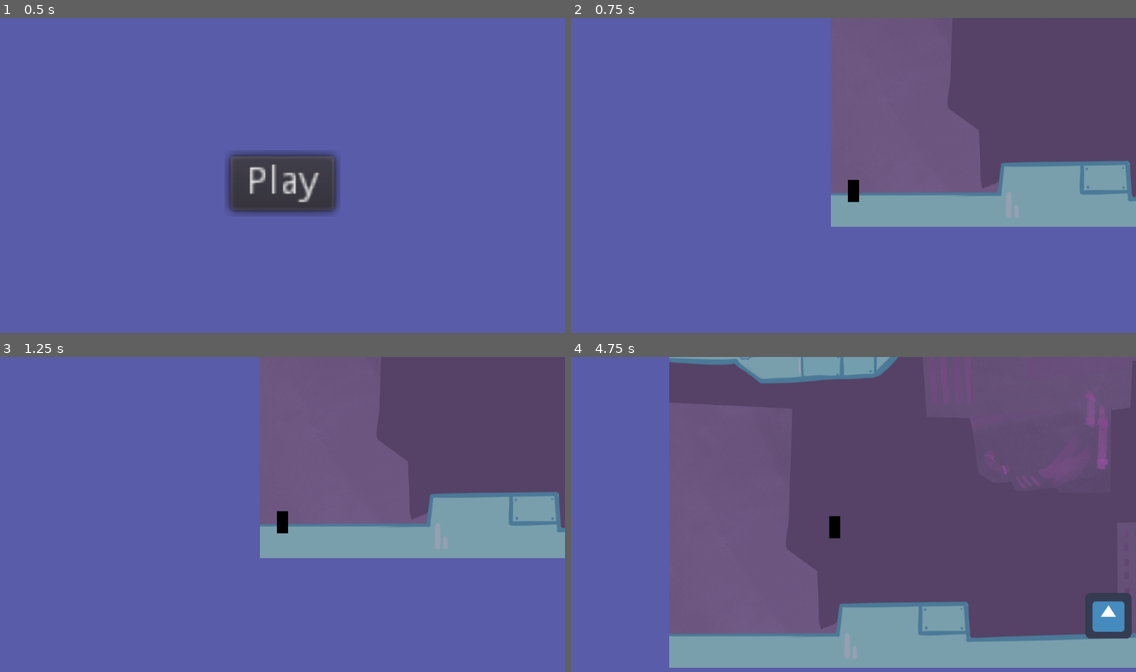
Above: before the commit, frames 1-4 (two rows, left to right).
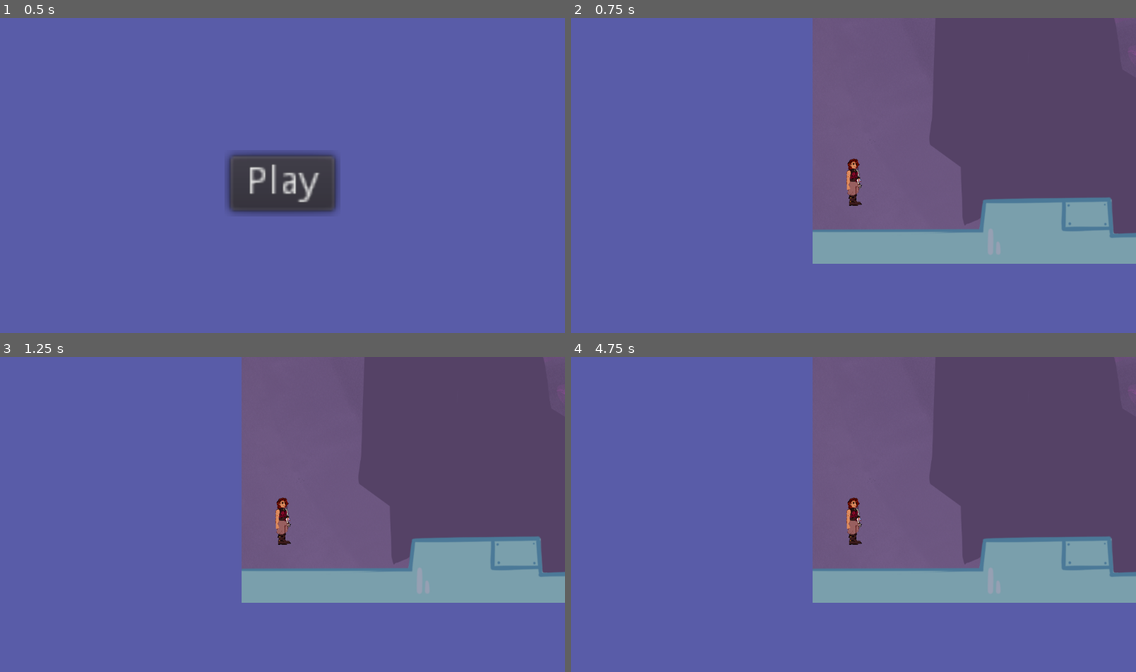
Above: after the commit, the same moments.

Repository: BreadBirdGames/Switcheroo
Game: Godot game, scene res://main.tscn
Two runs of this game, one before a commit and one after it. Both use one fixed random seed, a clock stepped at 60 frames per second and the inputs below. The engine's default icon, where the game draws it, is replaced by a stand-in: a white triangle on a blue panel in a dark square.
Inputs:
- Up to frame 1 (0.5 s): no input
- Up to frame 2 (0.75 s): click "Play" at 0.5 s
- Up to frame 3 (1.25 s): no input
- Up to frame 4 (4.75 s): hold D (Move_Right) 1.28-2.03 s; hold Tab (Switch_Character, bound only after the commit) 1.28-2.03 s; tap Space (Jump, bound only before the commit) at 1.52, 1.55, 1.82, 2.1, 2.27, 2.57, 3.05, 3.77, 4.07, 4.35, 4.52 s; hold A (Move_Left) 2.03-2.78 s; tap Tab (Switch_Character, bound only after the commit) at 2.3, 3.6 s; hold Tab (Switch_Character, bound only after the commit) 2.78-3.53 s; hold D (Move_Right) 2.78-4.28 s; hold A (Move_Left) from 4.28 s (still down)

Frame 1 is identical in both runs. In frame 2, 17% of the frame differs, in the area x 42-100%, y 0-79%; in frame 3, 19%; in frame 4, 59%, in the area x 17-100%, y 0-99%.
Error after the commit: Parse Error: Can't preload resource at path: res://Players/BlueTest.tres (res://Scripts/Player.gd:40)

Commit message:
lots of stuff

Diff:
--- a/Levels/Level1.tscn
+++ b/Levels/Level1.tscn
@@ -1,8 +1,13 @@
-[gd_scene load_steps=4 format=2]
+[gd_scene load_steps=9 format=2]
 
 [ext_resource path="res://Nodes/Player.tscn" type="PackedScene" id=1]
 [ext_resource path="res://LD/Level1Bg.png" type="Texture" id=2]
 [ext_resource path="res://Nodes/SlideBox.tscn" type="PackedScene" id=3]
+[ext_resource path="res://Nodes/CrawlSpace.tscn" type="PackedScene" id=4]
+[ext_resource path="res://Nodes/Teleporter.tscn" type="PackedScene" id=5]
+[ext_resource path="res://Nodes/BoxSlot.tscn" type="PackedScene" id=7]
+[ext_resource path="res://Nodes/LevelLoader.tscn" type="PackedScene" id=8]
+[ext_resource path="res://Levels/Level2.tscn" type="PackedScene" id=9]
 
 [node name="Main" type="Node2D"]
 
@@ -15,16 +20,44 @@
 visible = false
 
 [node name="CollisionPolygon2D" type="CollisionPolygon2D" parent="StaticBody2D"]
-polygon = PoolVector2Array( -500, -682, 2483, -702, 2428, -141, 2188, -139, 2185, -374, 2011, -349, 1992, -396, 1412, -413, 1396, -317, 1282, -313, 1275, -258, 1214, -233, 1042, -251, 1021, -290, 823, -294, 799, -422, 36, -400, -362, -382, -360, 136, -48, 136, -48, 56, 184, 56, 184, 128, 664, 128, 664, -48, 1032, -48, 1040, -136, 1256, -136, 1256, -48, 2104, -48, 2104, 24, 2192, 24, 2192, -64, 2424, -64, 2419, 263, -653, 282 )
+polygon = PoolVector2Array( -500, -682, 2483, -702, 2416, -111, 2189, -111, 2174, -360, 2011, -349, 1992, -396, 1412, -413, 1396, -317, 1294, -309, 1221, -240, 1172, -167, 1122, -170, 1071, -241, 1003, -287, 823, -294, 799, -422, 36, -400, -362, -382, -360, 120, -48, 120, -46, 70, 180, 70, 184, 128, 664, 128, 664, -48, 1032, -48, 1040, -136, 1256, -136, 1256, -48, 2079, -48, 2099, 40, 2198, 40, 2200, -48, 2416, -48, 2419, 263, -653, 282 )
 
 [node name="Player" parent="." instance=ExtResource( 1 )]
-position = Vector2( -317, 83 )
+position = Vector2( -284, 35 )
 speed = 500
-jump_speed = -1000
 friction = 0.5
 
 [node name="SlideBox" parent="." instance=ExtResource( 3 )]
 position = Vector2( 438, 79 )
 
 [node name="SlideBox2" parent="." instance=ExtResource( 3 )]
-position = Vector2( 2148, -21 )
+position = Vector2( 1728, -104 )
+
+[node name="CrawlSpace" parent="." instance=ExtResource( 4 )]
+visible = false
+position = Vector2( 1148, -178 )
+scale = Vector2( 10.6937, 4.41325 )
+
+[node name="Teleporter" parent="." instance=ExtResource( 5 )]
+position = Vector2( 2146, 29 )
+scale = Vector2( 4.02776, 0.805241 )
+connected_portal = NodePath("../Teleporter2")
+spit_out_offset = Vector2( 0, 50 )
+
+[node name="Teleporter2" parent="." instance=ExtResource( 5 )]
+position = Vector2( 1473, -384 )
+scale = Vector2( 4.02776, 0.805241 )
+connected_portal = NodePath("../Teleporter")
+
+[node name="BoxSlot" parent="." instance=ExtResource( 7 )]
+position = Vector2( 2140, -3 )
+scale = Vector2( 6.25, 4.5 )
+
+[node name="CrawlSpace2" parent="." instance=ExtResource( 4 )]
+position = Vector2( 2302, -79 )
+scale = Vector2( 13.5239, 3.18408 )
+
+[node name="LevelLoader" parent="." instance=ExtResource( 8 )]
+position = Vector2( 2403, -80 )
+scale = Vector2( 2.35122, 3.19851 )
+load_scene = ExtResource( 9 )
--- /dev/null
+++ b/Levels/Level2.tscn
@@ -0,0 +1,62 @@
+[gd_scene load_steps=8 format=2]
+
+[ext_resource path="res://Nodes/Player.tscn" type="PackedScene" id=1]
+[ext_resource path="res://icon.png" type="Texture" id=2]
+[ext_resource path="res://Nodes/SlideBox.tscn" type="PackedScene" id=3]
+[ext_resource path="res://Nodes/CrawlSpace.tscn" type="PackedScene" id=4]
+[ext_resource path="res://Nodes/LevelLoader.tscn" type="PackedScene" id=8]
+
+[sub_resource type="ConvexPolygonShape2D" id=2]
+points = PoolVector2Array( 0, 0, 128, 0, 128, 128, 0, 128 )
+
+[sub_resource type="TileSet" id=1]
+0/name = "icon.png 0"
+0/texture = ExtResource( 2 )
+0/tex_offset = Vector2( 0, 0 )
+0/modulate = Color( 1, 1, 1, 1 )
+0/region = Rect2( 0, 0, 128, 128 )
+0/tile_mode = 0
+0/occluder_offset = Vector2( 0, 0 )
+0/navigation_offset = Vector2( 0, 0 )
+0/shape_offset = Vector2( 0, 0 )
+0/shape_transform = Transform2D( 1, 0, 0, 1, 0, 0 )
+0/shape = SubResource( 2 )
+0/shape_one_way = false
+0/shape_one_way_margin = 1.0
+0/shapes = [ {
+"autotile_coord": Vector2( 0, 0 ),
+"one_way": false,
+"one_way_margin": 1.0,
+"shape": SubResource( 2 ),
+"shape_transform": Transform2D( 1, 0, 0, 1, 0, 0 )
+} ]
+0/z_index = 0
+
+[node name="Main" type="Node2D"]
+
+[node name="StaticBody2D" type="StaticBody2D" parent="."]
+
+[node name="CollisionPolygon2D" type="CollisionPolygon2D" parent="StaticBody2D"]
+
+[node name="Player" parent="." instance=ExtResource( 1 )]
+position = Vector2( -284, 35 )
+speed = 500
+friction = 0.5
+
+[node name="LevelLoader" parent="." instance=ExtResource( 8 )]
+position = Vector2( 2403, -80 )
+scale = Vector2( 2.35122, 3.19851 )
+
+[node name="SlideBox" parent="." instance=ExtResource( 3 )]
+position = Vector2( 271, 86 )
+
+[node name="TileMap" type="TileMap" parent="."]
+scale = Vector2( 0.5, 0.5 )
+tile_set = SubResource( 1 )
+cell_size = Vector2( 128, 128 )
+format = 1
+tile_data = PoolIntArray( -131082, 0, 0, -131081, 0, 0, -131080, 0, 0, -131079, 0, 0, -131078, 0, 0, -131077, 0, 0, -131076, 0, 0, -131075, 0, 0, -131074, 0, 0, -131073, 0, 0, -196608, 0, 0, -196607, 0, 0, -196606, 0, 0, -196605, 0, 0, -196604, 0, 0, -196603, 0, 0, -196602, 0, 0, -65546, 0, 0, -131066, 0, 0, -10, 0, 0, -65530, 0, 0, -65526, 0, 0, -65525, 0, 0, -65524, 0, 0, -65523, 0, 0, 65526, 0, 0, 6, 0, 0, 7, 0, 0, 8, 0, 0, 9, 0, 0, 10, 0, 0, 131062, 0, 0, 196598, 0, 0, 196599, 0, 0, 196600, 0, 0, 196601, 0, 0, 196602, 0, 0, 196603, 0, 0, 196604, 0, 0, 196605, 0, 0, 196606, 0, 0, 196607, 0, 0, 131072, 0, 0, 131073, 0, 0, 131074, 0, 0, 131075, 0, 0, 131076, 0, 0, 131077, 0, 0, 131078, 0, 0, 131079, 0, 0, 131080, 0, 0, 131081, 0, 0, 131082, 0, 0, 131083, 0, 0, 131084, 0, 0, 131085, 0, 0 )
+
+[node name="CrawlSpace" parent="." instance=ExtResource( 4 )]
+position = Vector2( 542, 96 )
+scale = Vector2( 18.7139, 2.94052 )
--- /dev/null
+++ b/Nodes/BoxSlot.tscn
@@ -0,0 +1,22 @@
+[gd_scene load_steps=4 format=2]
+
+[ext_resource path="res://Scripts/BoxSlot.gd" type="Script" id=1]
+
+[sub_resource type="RectangleShape2D" id=1]
+
+[sub_resource type="RectangleShape2D" id=2]
+
+[node name="BoxSlot" type="Node2D"]
+script = ExtResource( 1 )
+
+[node name="StaticBody2D" type="StaticBody2D" parent="."]
+
+[node name="CollisionShape2D" type="CollisionShape2D" parent="StaticBody2D"]
+shape = SubResource( 1 )
+
+[node name="Area2D" type="Area2D" parent="."]
+
+[node name="CollisionShape2D" type="CollisionShape2D" parent="Area2D"]
+shape = SubResource( 2 )
+
+[connection signal="body_entered" from="Area2D" to="." method="_on_Area2D_body_entered"]
--- /dev/null
+++ b/Nodes/CrawlSpace.tscn
@@ -0,0 +1,14 @@
+[gd_scene load_steps=3 format=2]
+
+[ext_resource path="res://Scripts/CrawlSpace.gd" type="Script" id=1]
+
+[sub_resource type="RectangleShape2D" id=1]
+
+[node name="CrawlSpace" type="Area2D"]
+script = ExtResource( 1 )
+
+[node name="CollisionShape2D" type="CollisionShape2D" parent="."]
+shape = SubResource( 1 )
+
+[connection signal="body_entered" from="." to="." method="_on_CrawlSpace_body_entered"]
+[connection signal="body_exited" from="." to="." method="_on_CrawlSpace_body_exited"]
--- /dev/null
+++ b/Nodes/LevelLoader.tscn
@@ -0,0 +1,13 @@
+[gd_scene load_steps=3 format=2]
+
+[ext_resource path="res://Scripts/LevelLoader.gd" type="Script" id=1]
+
+[sub_resource type="RectangleShape2D" id=1]
+
+[node name="LevelLoader" type="Area2D"]
+script = ExtResource( 1 )
+
+[node name="CollisionShape2D" type="CollisionShape2D" parent="."]
+shape = SubResource( 1 )
+
+[connection signal="body_entered" from="." to="." method="_on_LevelLoader_body_entered"]
--- a/Nodes/Player.tscn
+++ b/Nodes/Player.tscn
@@ -1,20 +1,21 @@
-[gd_scene load_steps=4 format=2]
+[gd_scene load_steps=5 format=2]
 
 [ext_resource path="res://Scripts/Player.gd" type="Script" id=1]
-
-[sub_resource type="CubeMesh" id=1]
-size = Vector3( 20, 40, 20 )
+[ext_resource path="res://Red.tscn" type="PackedScene" id=2]
 
 [sub_resource type="RectangleShape2D" id=2]
-extents = Vector2( 10, 20 )
+extents = Vector2( 20, 40 )
 
-[node name="Player" type="KinematicBody2D"]
+[sub_resource type="RectangleShape2D" id=3]
+extents = Vector2( 4, 35 )
+
+[node name="Player" type="KinematicBody2D" groups=["Player"]]
 script = ExtResource( 1 )
 max_jump_frames = 3
 
-[node name="MeshInstance2D" type="MeshInstance2D" parent="."]
-modulate = Color( 0, 0, 0, 1 )
-mesh = SubResource( 1 )
+[node name="Red" parent="." instance=ExtResource( 2 )]
+position = Vector2( -2.27374e-13, -15 )
+scale = Vector2( 0.05, 0.05 )
 
 [node name="CollisionShape2D" type="CollisionShape2D" parent="."]
 shape = SubResource( 2 )
@@ -26,19 +27,26 @@
 smoothing_speed = 10.0
 
 [node name="CenterFloorCast" type="RayCast2D" parent="."]
-position = Vector2( 0, 20 )
+position = Vector2( 0, 40 )
 enabled = true
 cast_to = Vector2( 0, 10 )
 collision_mask = 5
 
 [node name="LeftFloorCast" type="RayCast2D" parent="."]
-position = Vector2( -10, 20 )
+position = Vector2( -19, 40 )
 enabled = true
 cast_to = Vector2( 0, 10 )
 collision_mask = 5
 
 [node name="RightFloorCast" type="RayCast2D" parent="."]
-position = Vector2( 10, 20 )
+position = Vector2( 19, 40 )
 enabled = true
 cast_to = Vector2( 0, 10 )
 collision_mask = 5
+
+[node name="BoxDetector" type="Area2D" parent="."]
+position = Vector2( 25, 0 )
+
+[node name="CollisionShape2D" type="CollisionShape2D" parent="BoxDetector"]
+position = Vector2( -1, 0 )
+shape = SubResource( 3 )
--- a/Nodes/PlayerContainer.tscn
+++ /dev/null
@@ -1,7 +0,0 @@
-[gd_scene load_steps=2 format=2]
-
-[ext_resource path="res://Nodes/Player.tscn" type="PackedScene" id=2]
-
-[node name="PlayerContainer" type="Node2D"]
-
-[node name="Player" parent="." instance=ExtResource( 2 )]
--- /dev/null
+++ b/Nodes/Teleporter.tscn
@@ -0,0 +1,13 @@
+[gd_scene load_steps=3 format=2]
+
+[ext_resource path="res://Scripts/Teleporter.gd" type="Script" id=1]
+
+[sub_resource type="RectangleShape2D" id=1]
+
+[node name="Teleporter" type="Area2D"]
+script = ExtResource( 1 )
+
+[node name="CollisionShape2D" type="CollisionShape2D" parent="."]
+shape = SubResource( 1 )
+
+[connection signal="body_entered" from="." to="." method="_on_Teleporter_body_entered"]
--- a/Red.tscn
+++ b/Red.tscn
@@ -1,7 +1,7 @@
 [gd_scene load_steps=4 format=2]
 
-[ext_resource path="res://Red parts.png" type="Texture" id=1]
-[ext_resource path="res://Red full pic.png" type="Texture" id=2]
+[ext_resource path="res://Players/Red parts.png" type="Texture" id=1]
+[ext_resource path="res://Players/Red full pic.png" type="Texture" id=2]
 [ext_resource path="res://LD/Level1Bg.png" type="Texture" id=3]
 
 [node name="Red" type="Node2D"]
@@ -115,7 +115,6 @@
 [node name="HandL" type="Bone2D" parent="Skeleton2D/hip/torso/ArmL/forearmL"]
 position = Vector2( 23, 215 )
 rotation = 1.41233
-scale = Vector2( 1, 1 )
 rest = Transform2D( 0.1578, 0.987471, -0.987471, 0.1578, 23, 215 )
 default_length = 90.0
 
@@ -131,7 +130,6 @@
 [node name="HandR" type="Bone2D" parent="Skeleton2D/hip/torso/ArmR/forearmR"]
 position = Vector2( -3, 224 )
 rotation = 1.41233
-scale = Vector2( 1, 1 )
 rest = Transform2D( 0.1578, 0.987471, -0.987471, 0.1578, -3, 224 )
 default_length = 90.0
 
@@ -152,7 +150,6 @@
 [node name="footR" type="Bone2D" parent="Skeleton2D/hip/thighR/LegR"]
 position = Vector2( -48, 382 )
 rotation = 0.220342
-scale = Vector2( 1, 1 )
 rest = Transform2D( 0.975823, 0.218563, -0.218563, 0.975823, -48, 382 )
 default_length = 120.0
 
@@ -167,6 +164,5 @@
 [node name="footL" type="Bone2D" parent="Skeleton2D/hip/thighL/LegL"]
 position = Vector2( -26, 340 )
 rotation = 0.201966
-scale = Vector2( 1, 1 )
 rest = Transform2D( 0.979674, 0.200596, -0.200596, 0.979674, -26, 340 )
 default_length = 120.0
--- /dev/null
+++ b/Scripts/BoxSlot.gd
@@ -0,0 +1,18 @@
+extends Node2D
+
+export(Array, NodePath) var acceptable_boxes = []
+onready var static_body = $StaticBody2D
+
+func _ready():
+	switch_static_coll(false)
+
+func switch_static_coll(enabled):
+	static_body.set_collision_layer_bit(0, enabled)
+	static_body.set_collision_mask_bit(0, enabled)
+
+func _on_Area2D_body_entered(body:Node):
+	if body.is_in_group("Boxes"):
+		for i in acceptable_boxes:
+			if body == get_node(i):
+				print(i)
+				switch_static_coll(true)
--- /dev/null
+++ b/Scripts/CrawlSpace.gd
@@ -0,0 +1,14 @@
+extends Area2D
+class_name CrawlSpace
+
+export(bool) var enabled = true
+
+func _on_CrawlSpace_body_entered(body:Node):
+	if enabled:
+		if body.is_in_group("Player"):
+			body.attempt_crawl()
+
+func _on_CrawlSpace_body_exited(body:Node):
+	if enabled:
+		if body.is_in_group("Player"):
+			body.attempt_un_crawl()
--- /dev/null
+++ b/Scripts/LevelLoader.gd
@@ -0,0 +1,7 @@
+extends Area2D
+
+export(PackedScene) var load_scene
+
+func _on_LevelLoader_body_entered(body:Node):
+	if body.is_in_group("Player"):
+		get_tree().change_scene_to(load_scene)
--- a/Scripts/Player.gd
+++ b/Scripts/Player.gd
@@ -1,8 +1,16 @@
 extends KinematicBody2D
 class_name Player
 
+# Floor checking
+onready var left_floor_cast = $LeftFloorCast
+onready var center_floor_cast = $CenterFloorCast
+onready var right_floor_cast = $RightFloorCast
+
+# Movement related
 export (int) var speed = 1200
-export (int) var jump_speed = -1800
+export (int) var red_jump_speed = -1000
+export (int) var blue_jump_speed = -1800
+var jump_speed = red_jump_speed
 export (int) var gravity = 4000
 export (float, 0, 1.0) var friction = 0.1
 export (float, 0, 1.0) var acceleration = 0.25
@@ -10,25 +18,43 @@
 var coyote_jumping = false
 var jump_frames = 0
 
-onready var left_floor_cast = $LeftFloorCast
-onready var center_floor_cast = $CenterFloorCast
-onready var right_floor_cast = $RightFloorCast
+var velocity = Vector2.ZERO
 
+# Crawling
+var original_scale = Vector2.ONE
+var crawling = false
+
+# Box moving
 const PUSH_FORCE = 100
 const BLOCK_MAX_VELOCITY = 180
 
-var velocity = Vector2.ZERO
+var current_box = null
 
-func get_input():
-	var input = Input.get_vector("Move_Left", "Move_Right", "Move_Left", "Move_Right")
-	var dir = input.x
-	if dir != 0:
-		velocity.x = lerp(velocity.x, dir * speed, acceleration)
-	else:
-		velocity.x = lerp(velocity.x, 0, friction)
+# Character switching
+enum characters {
+	RED,
+	BLUE
+}
 
+var character_designs = {
+	"blue": preload("res://Players/BlueTest.tres"),
+	"red": preload("res://Players/RedTest.tres")
+}
 
-func _physics_process(delta):
+var current_character = characters.RED
+
+# Floor check
+func is_floored():
+	if center_floor_cast.is_colliding():
+		return true
+	if left_floor_cast.is_colliding():
+		return true
+	if right_floor_cast.is_colliding():
+		return true
+	return false
+
+# Movement
+func movement(delta):
 	if coyote_jumping:
 		if not is_floored():
 			jump_frames += 1
@@ -38,21 +64,21 @@
 				coyote_jumping = false
 				jump_frames = 0
 
-	get_input()
+	get_movement_input()
 
 	if not is_floored():
 		velocity.y += gravity * delta
 
-	for i in get_slide_count():
-		var collision = get_slide_collision(i)
-		var collision_block = collision.get_collider()
+func get_movement_input():
+	var input = Input.get_vector("Move_Left", "Move_Right", "Move_Left", "Move_Right")
+	var dir = input.x
+	if dir != 0:
+		velocity.x = lerp(velocity.x, dir * speed, acceleration)
+	else:
+		velocity.x = lerp(velocity.x, 0, friction)
 
-		if collision_block.is_in_group("Blocks") and abs(collision_block.get_linear_velocity().x) < BLOCK_MAX_VELOCITY:
-			collision_block.apply_central_impulse(collision.get_normal() * -PUSH_FORCE)
-
-	velocity = move_and_slide(velocity, Vector2.UP, false, 4, PI/4, false)
-
-	if Input.is_action_just_pressed("Jump"):
+func jumping():
+	if Input.is_action_just_pressed("Activate") && current_character == characters.BLUE:
 		if is_floored():
 			velocity.y = jump_speed
 			jump_frames = 0
@@ -60,11 +86,73 @@
 			coyote_jumping = true
 			jump_frames = 0
 
-func is_floored():
-	if center_floor_cast.is_colliding():
-		return true
-	if left_floor_cast.is_colliding():
-		return true
-	if right_floor_cast.is_colliding():
-		return true
-	return false
+# Crawling
+func init_crawl():
+	original_scale = scale
+	scale = Vector2(1, 0.25)
+	crawling = true
+
+func deinit_crawl():
+	scale = original_scale
+	original_scale = Vector2.ONE
+	crawling = false
+
+# Box moving
+
+func box_check():
+	if current_character == characters.RED:
+		for i in get_slide_count():
+			var collision = get_slide_collision(i)
+			var collision_block = collision.get_collider()
+
+			if collision_block.is_in_group("Blocks") and abs(collision_block.get_linear_velocity().x) < BLOCK_MAX_VELOCITY:
+				if Input.is_action_pressed("Activate"):
+					collision_block.apply_central_impulse(collision.get_normal() * PUSH_FORCE)
+				else:
+					collision_block.apply_central_impulse(collision.get_normal() * -PUSH_FORCE)
+
+# Physics tick
+func _physics_process(delta):
+	movement(delta)
+
+	velocity = move_and_slide(velocity, Vector2.UP, false, 4, PI/4, false)
+
+	box_check()
+
+	jumping()
+
+# Input not consumed by other node
+func _unhandled_input(event):
+	if event.is_action_pressed("Switch_Character"):
+		switch_character()
+
+# Character switching
+func switch_to_blue():
+	print("Switched to blue")
+	current_character = characters.BLUE
+	jump_speed = blue_jump_speed
+	#$Blue.show()
+	$Red.hide()
+
+func switch_to_red():
+	print("Switched to red")
+	current_character = characters.RED
+	jump_speed = red_jump_speed
+	$Red.show()
+	#$Blue.hide()
+
+# State changes
+func switch_character():
+	if current_character == characters.RED:
+		switch_to_blue()
+	elif current_character == characters.BLUE:
+		switch_to_red()
+	else:
+		print("Invalid current character")
+
+func attempt_crawl():
+	if current_character == characters.BLUE:
+		init_crawl()
+
+func attempt_un_crawl():
+	deinit_crawl()
--- /dev/null
+++ b/Scripts/Teleporter.gd
@@ -0,0 +1,18 @@
+extends Area2D
+class_name Teleporter
+
+export(NodePath) var connected_portal = null
+export(Vector2) var spit_out_offset = Vector2.ZERO
+export(bool) var only_player = true
+
+func _ready():
+	if connected_portal == null:
+		print("missing connected port to ", self)
+
+func _on_Teleporter_body_entered(body:Node):
+	if body.is_in_group("Player"):
+		body.position = get_node(connected_portal).position + spit_out_offset
+
+	if not only_player:
+		if not body.is_in_group("Player"):
+			body.position = get_node(connected_portal).position + spit_out_offset
--- a/project.godot
+++ b/project.godot
@@ -9,13 +9,25 @@
 config_version=4
 
 _global_script_classes=[ {
+"base": "Area2D",
+"class": "CrawlSpace",
+"language": "GDScript",
+"path": "res://Scripts/CrawlSpace.gd"
+}, {
 "base": "KinematicBody2D",
 "class": "Player",
 "language": "GDScript",
 "path": "res://Scripts/Player.gd"
+}, {
+"base": "Area2D",
+"class": "Teleporter",
+"language": "GDScript",
+"path": "res://Scripts/Teleporter.gd"
 } ]
 _global_script_class_icons={
-"Player": ""
+"CrawlSpace": "",
+"Player": "",
+"Teleporter": ""
 }
 
 [application]
@@ -42,10 +54,16 @@
 , Object(InputEventJoypadMotion,"resource_local_to_scene":false,"resource_name":"","device":-1,"axis":0,"axis_value":1.0,"script":null)
  ]
 }
-Jump={
+Activate={
 "deadzone": 0.5,
 "events": [ Object(InputEventKey,"resource_local_to_scene":false,"resource_name":"","device":0,"alt":false,"shift":false,"control":false,"meta":false,"command":false,"pressed":false,"scancode":32,"physical_scancode":0,"unicode":0,"echo":false,"script":null)
 , Object(InputEventJoypadButton,"resource_local_to_scene":false,"resource_name":"","device":-1,"button_index":0,"pressure":0.0,"pressed":false,"script":null)
+ ]
+}
+Switch_Character={
+"deadzone": 0.5,
+"events": [ Object(InputEventKey,"resource_local_to_scene":false,"resource_name":"","device":0,"alt":false,"shift":false,"control":false,"meta":false,"command":false,"pressed":false,"scancode":16777218,"physical_scancode":0,"unicode":0,"echo":false,"script":null)
+, Object(InputEventJoypadButton,"resource_local_to_scene":false,"resource_name":"","device":-1,"button_index":1,"pressure":0.0,"pressed":false,"script":null)
  ]
 }
 
@@ -54,6 +72,16 @@
 2d_physics/layer_1="World"
 2d_physics/layer_2="Player"
 2d_physics/layer_3="Boxes"
+2d_physics/layer_23="plug0"
+2d_physics/layer_24="plug1"
+2d_physics/layer_25="Plug2"
+2d_physics/layer_26="Plug3"
+2d_physics/layer_27="Plug4"
+2d_physics/layer_28="Plug5"
+2d_physics/layer_29="Plug6"
+2d_physics/layer_30="Plug7"
+2d_physics/layer_31="Plug8"
+2d_physics/layer_32="Plug9"
 
 [rendering]
 
Binary file changed: LD/Level1Bg.png
Renamed: Red full pic.png -> Players/Red full pic.png
Not shown, changed: Players/Red full pic.png.import
Renamed: Red parts.png -> Players/Red parts.png
Not shown, changed: Players/Red parts.png.import
Not shown, added: LD/Level1Bg.png~
